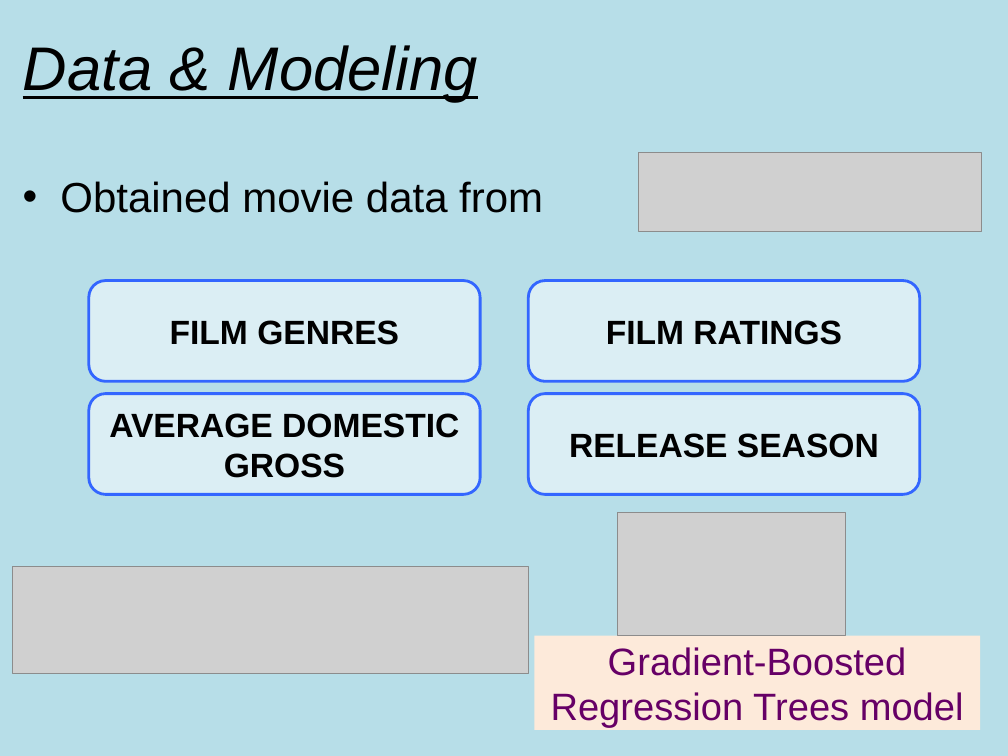
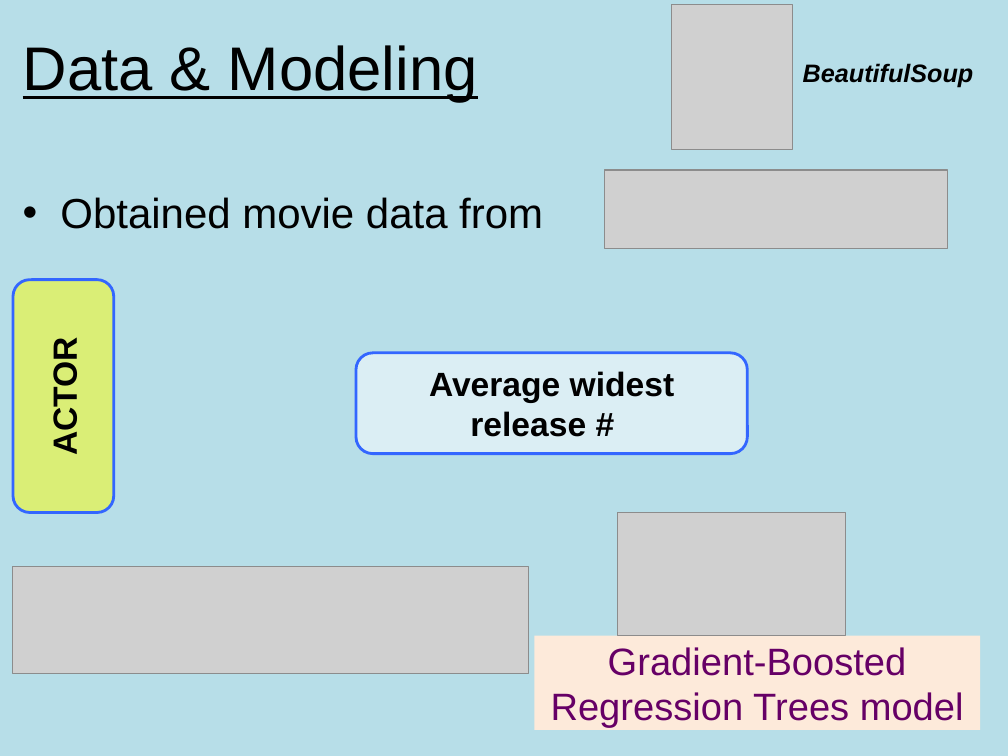
Before and after one commit to karmacelina/predicting_movie_widest_release, a slide deck: slide 3 of Luther_presentation.pptx. Drawn at 1008x756 pixels with LibreOffice and Linux fonts; fonts in the diff are those of the drawing; grey boxes stand for pictures. Boxes give left, top, right and bottom in pixels: in the first picture for what was removed or moved away, otherwise in the second. Text is boxed around its words. In the diff, an @@ line names an element or a change of style, - is before the commit and + after.

```diff
--- a/Luther_presentation.pptx
+++ b/Luther_presentation.pptx
@@ title "Data & Modeling" at <box>23,45,478,102</box>: italic off @@
@@ picture added at <box>671,5,793,150</box> @@
@@ text added at <box>803,63,974,88</box>, 18 pt, text #000000, bold, italic @@
+BeautifulSoup
@@ picture: place and size @@
-picture at <box>639,153,982,232</box>
+picture at <box>605,170,948,249</box>
@@ text "Obtained movie data from": place and size @@
-text "Obtained movie data from" at <box>60,181,543,213</box>
+text "Obtained movie data from" at <box>60,197,543,229</box>
@@ rounded rectangle added at <box>13,280,113,513</box>, fill #FFFF00 at 49% opacity, outline #3366FF 2 pt, 24 pt, text #000000, bold @@
+ACTOR
@@ group removed at <box>89,280,919,495</box>: 4 rounded rectangles @@
-AVERAGE DOMESTIC GROSS
-RELEASE SEASON
-FILM GENRES
-FILM RATINGS
@@ rounded rectangle added at <box>356,353,747,454</box>, fill #DBEEF4, outline #3366FF 2 pt, 24 pt, text #000000, bold @@
+Average widest release #
```
Also in this commit, not shown: 7 other slides changed, 3 slides added, 4 slides removed.
